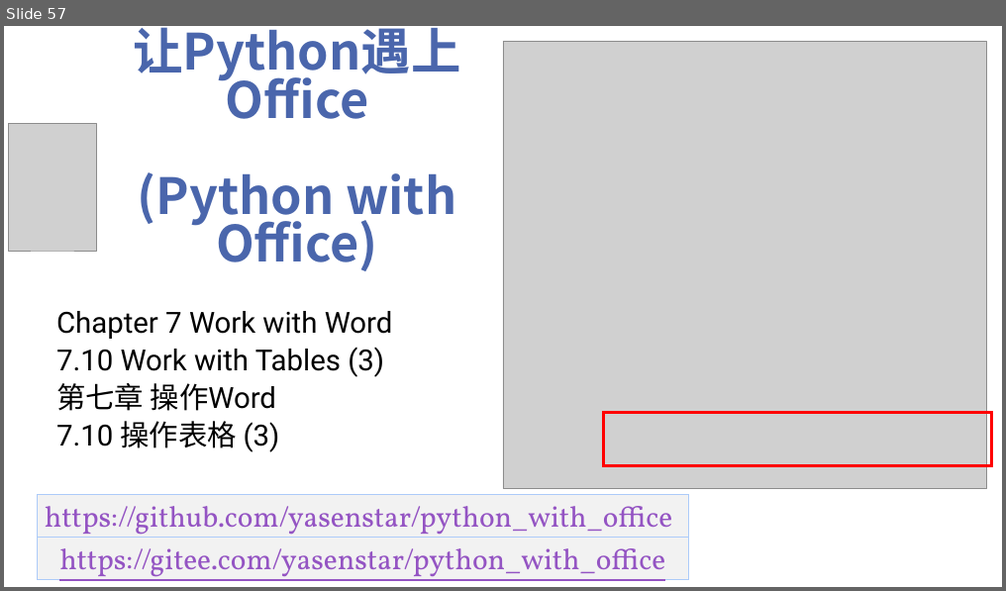
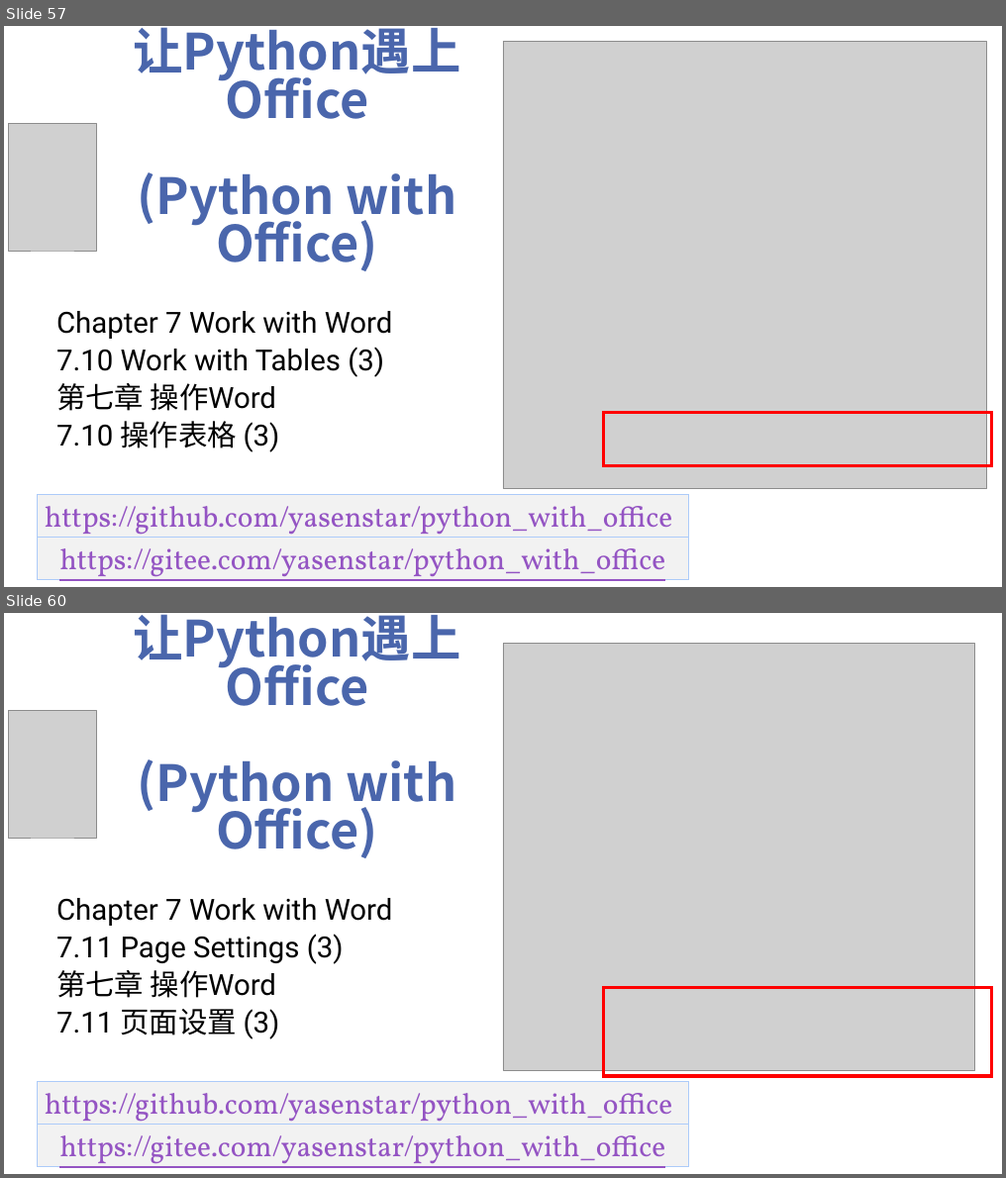
Before and after one commit to yasenstar/python_with_office, a slide deck: Python-with-Office-Video_Covers.pptx. Shown one above the other, each under a label of ours: slide 57 before the commit, slides 57 and 60 after it; the slides between them are not shown. The pictures are 1006x591 and 1006x1178 pixels, drawn with LibreOffice and Linux fonts; fonts in the diff are those of the drawing; grey boxes stand for pictures; background and template pictures are left out. Boxes give left, top, right and bottom in pixels: in the first picture for what was removed or moved away, otherwise in the second. Text is boxed around its words. In the diff, an @@ line names an element or a change of style, - is before the commit and + after.

```diff
--- a/Python-with-Office-Video_Covers.pptx
+++ b/Python-with-Office-Video_Covers.pptx
@@ slide 60 added at [4, 613, 1002, 1174], background picture (left out) @@
@@ title added at [133, 614, 460, 859], 48 pt, text #4A66AC, bold @@
+让Python遇上Office
+(Python with Office)
@@ picture added at [503, 644, 974, 1071] @@
@@ picture added at [9, 710, 96, 838] @@
@@ subtitle added at [56, 898, 393, 1040], 28 pt, text #000000 @@
+Chapter 7 Work with Word
+7.11 Page Settings (3)
+第七章 操作Word
+7.11 页面设置 (3)
@@ rectangle added at [603, 988, 991, 1076], outline #FF0000 3 pt @@
@@ rectangle added at [37, 1081, 688, 1124], fill #F2F2F2, outline #ACCBF9 0.75 pt, 28 pt, text #9454C3, underline @@
+https://github.com/yasenstar/python_with_office
@@ rectangle added at [37, 1124, 688, 1167], fill #F2F2F2, outline #ACCBF9 0.75 pt, 28 pt, text #9454C3, underline @@
+https://gitee.com/yasenstar/python_with_office
```
Also in this commit, not shown: 2 other slides added, 13 other files.
